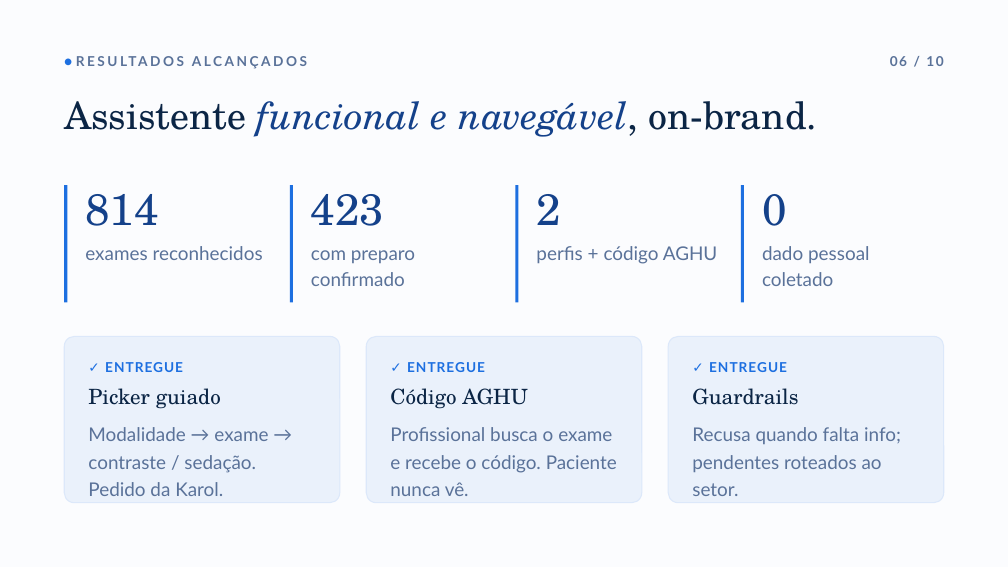
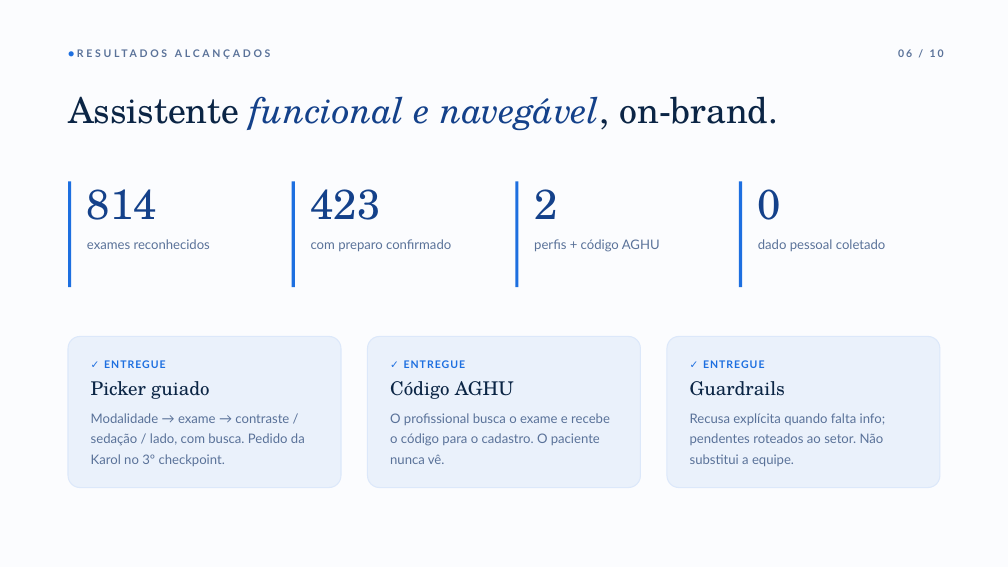
Before and after one commit to ata1de/hc-ufpe-exam-assistant, a slide deck: slide 7 of docs/Apresentacao_HC-UFPE.pptx. Drawn at 1008x567 pixels with LibreOffice and Linux fonts; fonts in the diff are those of the drawing. Boxes give left, top, right and bottom in pixels: in the first picture for what was removed or moved away, otherwise in the second. Text is boxed around its words. In the diff, an @@ line names an element or a change of style, - is before the commit and + after.

```diff
--- a/docs/Apresentacao_HC-UFPE.pptx
+++ b/docs/Apresentacao_HC-UFPE.pptx
@@ text "● RESULTADOS ALCANÇADOS" at bbox=[68, 47, 774, 77]: size 13 to 10 pt, letter spacing 2.4 to 2.6 pt @@
@@ text "06 / 10": place and size @@
-text "06 / 10" at bbox=[890, 56, 943, 66]
+text "06 / 10" at bbox=[898, 49, 944, 57]
@@ text "06 / 10" at bbox=[898, 49, 944, 57]: size 13 to 10 pt, letter spacing 1.5 to 1.8 pt @@
@@ text "Assistente funcional e navegável, on-brand." at bbox=[68, 96, 778, 131]: size 36 to 34 pt; line spacing 1.02 to 1.03 @@
@@ text "814" at bbox=[87, 189, 210, 249]: size 42 to 40 pt in "814"; size 18 to 12.5 pt in "exames reconhecidos"; line spacing 1.15 to 1.25 @@
@@ text "423" at bbox=[311, 189, 451, 252]: size 42 to 40 pt in "423"; size 18 to 12.5 pt in "com preparo confirmado"; line spacing 1.15 to 1.25 @@
@@ text "2" at bbox=[534, 189, 660, 252]: size 42 to 40 pt in "2"; size 18 to 12.5 pt; line spacing 1.15 to 1.25 @@
@@ text "0" at bbox=[758, 189, 886, 251]: size 42 to 40 pt in "0"; size 18 to 12.5 pt; line spacing 1.15 to 1.25 @@
@@ rectangle: place and size @@
-rectangle at bbox=[64, 185, 67, 302]
+rectangle at bbox=[68, 181, 71, 287]
@@ rectangle: place and size @@
-rectangle at bbox=[290, 185, 293, 302]
+rectangle at bbox=[292, 181, 295, 287]
@@ rectangle: place and size @@
-rectangle at bbox=[516, 185, 519, 302]
+rectangle at bbox=[516, 181, 519, 287]
@@ rectangle: place and size @@
-rectangle at bbox=[741, 185, 744, 302]
+rectangle at bbox=[739, 181, 742, 287]
@@ rounded rectangle: place and size @@
-rounded rectangle at bbox=[64, 337, 340, 503]
+rounded rectangle at bbox=[68, 337, 341, 488]
@@ rounded rectangle: place and size @@
-rounded rectangle at bbox=[366, 337, 641, 503]
+rounded rectangle at bbox=[368, 337, 640, 488]
@@ proportions changed in 3 elements at bbox=[368, 337, 640, 488], bbox=[68, 337, 341, 488], bbox=[667, 337, 940, 488] @@
@@ rounded rectangle: place and size @@
-rounded rectangle at bbox=[668, 337, 944, 503]
+rounded rectangle at bbox=[667, 337, 940, 488]
@@ text at bbox=[91, 360, 209, 399]: size 13 to 10 pt in "✓ ENTREGUE"; size 20 to 18 pt in "Picker guiado"; less space between paragraphs @@
@@ text at bbox=[390, 360, 514, 399]: size 13 to 10 pt in "✓ ENTREGUE"; size 20 to 18 pt in "Código AGHU"; less space between paragraphs @@
@@ text at bbox=[690, 360, 785, 396]: size 13 to 10 pt in "✓ ENTREGUE"; size 20 to 18 pt in "Guardrails"; less space between paragraphs @@
@@ text at bbox=[91, 413, 305, 466]: text changed; size 18 to 12.5 pt @@
-Modalidade → exame → contraste / sedação. Pedido da Karol.
+Modalidade → exame → contraste / sedação / lado, com busca. Pedido da Karol no 3º checkpoint.
@@ text at bbox=[390, 413, 610, 464]: text changed; size 18 to 12.5 pt @@
-Profissional busca o exame e recebe o código. Paciente nunca vê.
+O profissional busca o exame e recebe o código para o cadastro. O paciente nunca vê.
@@ text at bbox=[690, 413, 886, 466]: text changed; size 18 to 12.5 pt @@
-Recusa quando falta info; pendentes roteados ao setor.
+Recusa explícita quando falta info; pendentes roteados ao setor. Não substitui a equipe.
```
Also in this commit, not shown: 10 other slides changed.
